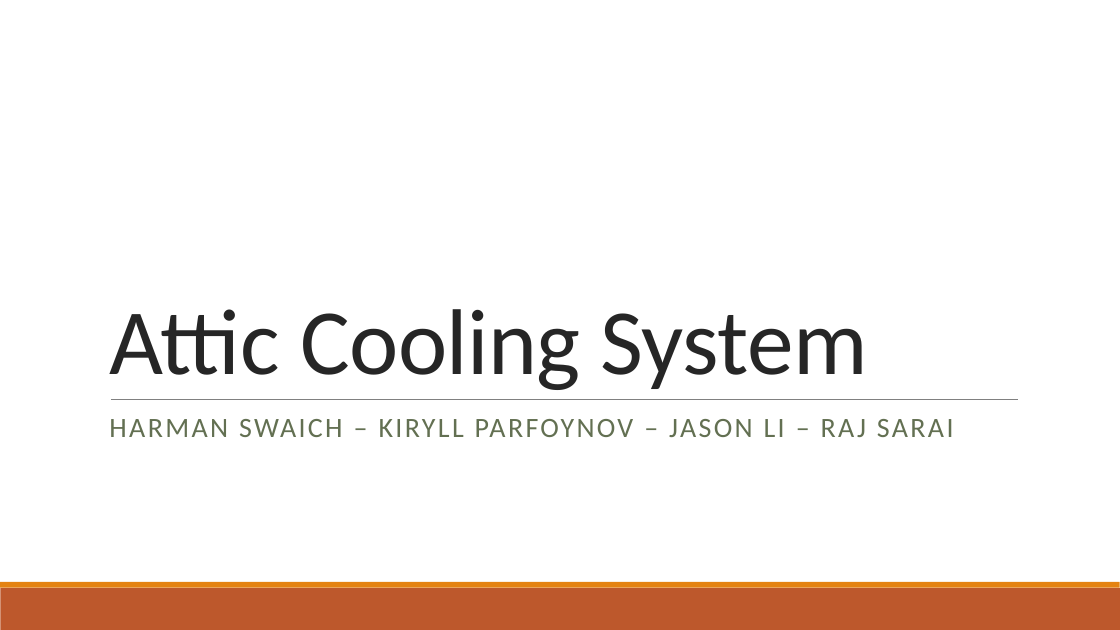
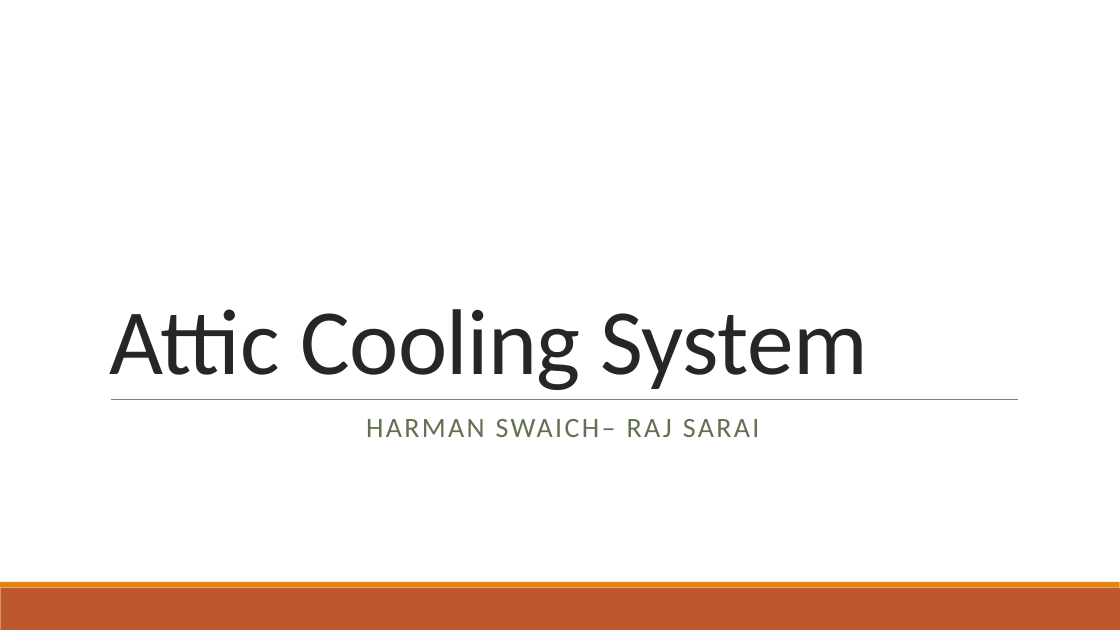
Before and after one commit to Harman5433/Group-Project, a slide deck: slide 1 of Final Presentation.pptx. Drawn at 1120x630 pixels with LibreOffice and Linux fonts; fonts in the diff are those of the drawing. Boxes give left, top, right and bottom in pixels: in the first picture for what was removed or moved away, otherwise in the second. Text is boxed around its words. In the diff, an @@ line names an element or a change of style, - is before the commit and + after.

Commit message:
updated  commit

```diff
--- a/Final Presentation.pptx
+++ b/Final Presentation.pptx
@@ subtitle at [366, 419, 760, 437]: text changed @@
-HARMAN SWAICH – KIRYLL PARFOYNOV – JASON LI – RAJ SARAI
+HARMAN SWAICH– RAJ SARAI
```
